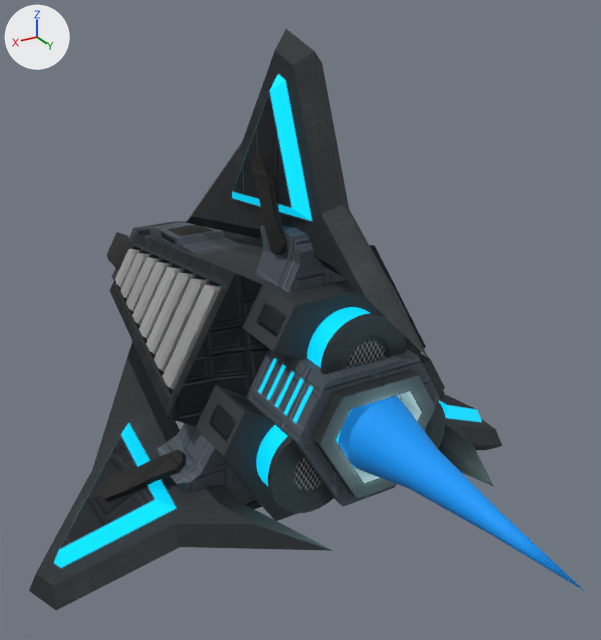
One commit to the Blender file Taciturnity/taciturnity.blend: the scene before it, then after it.
One viewpoint serves both versions: a 50 mm camera at (4.3, 8.07, 4.26) aimed at (-0.13, 0.69, 0.57). The axes (+X, +Y, +Z) are drawn at upper left. The lights are the same throughout.

Names of what the first picture shows: 'base_glow', 'glow'.
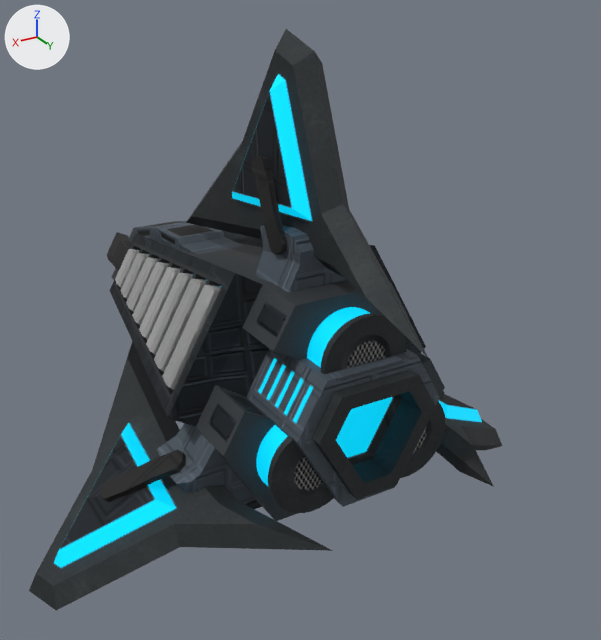
The edits, one by one:
Picture 'taciturnityGLO.png' (img_taciturnityglo_png) is new.
Material 'base' (mat_base) is new.
Uses the picture img_taciturnity_png.
Uses the picture img_taciturnityglo_png.
Uses the picture img_taciturnitynorm_png.
Object 'base_glow' (ob_base_glow) loses the line: ob_base_glow.material_slots[0].link = 'OBJECT'; ob_base_glow.material_slots[0].material = mat_base_glow
Object 'base_glow' (ob_base_glow) gains the line: ob_base_glow.material_slots[0].link = 'OBJECT'; ob_base_glow.material_slots[0].material = mat_base
Object 'glow' (ob_glow) is deleted.

Changed parts and their boxes (x1, y1, x2, y2) in the pictures (601 x 640 px):
'base_glow', recoloured (cyan to black): (245, 313, 494, 551) in both
'glow', deleted (blue): before (338, 395, 583, 590)
